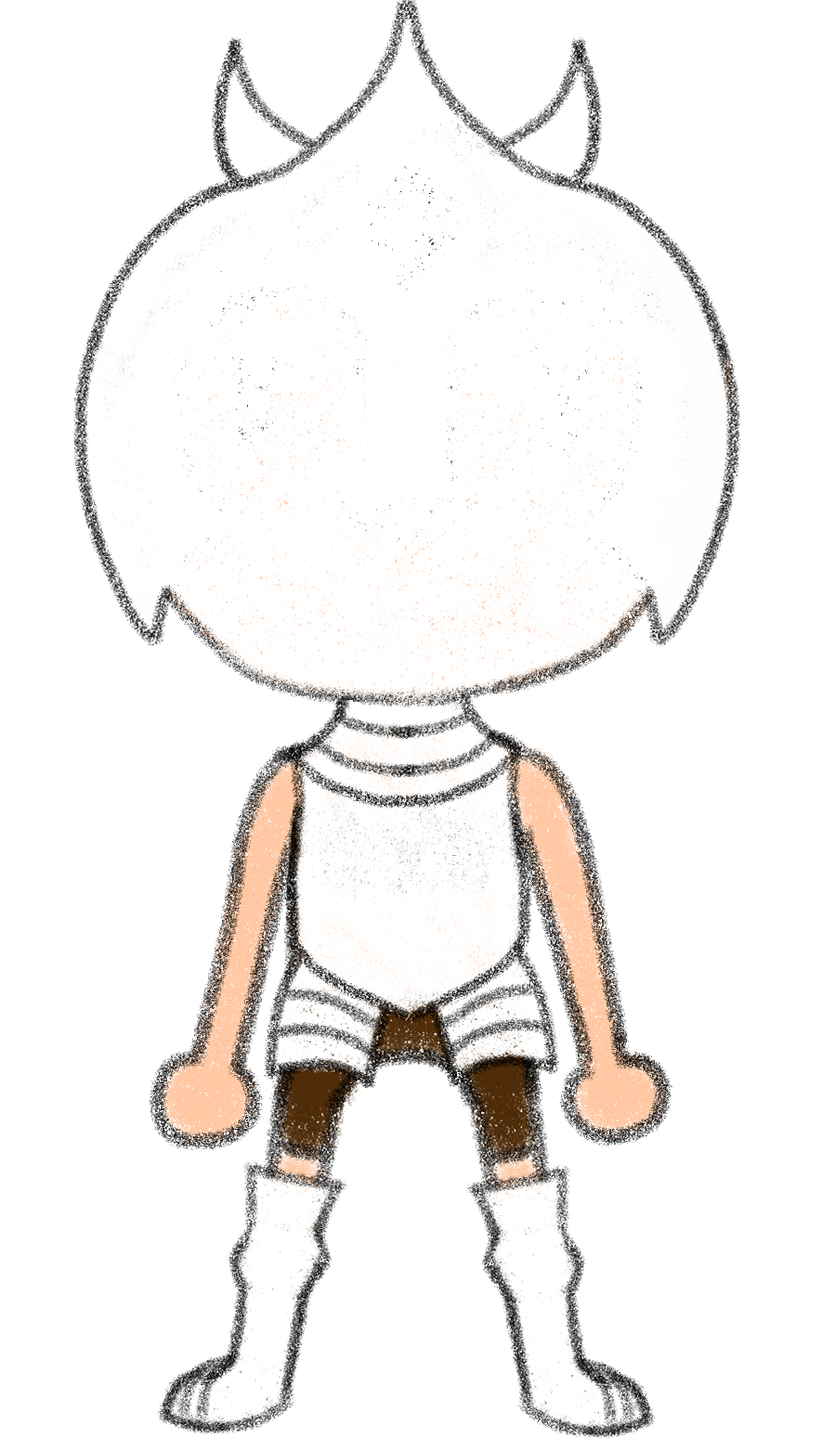
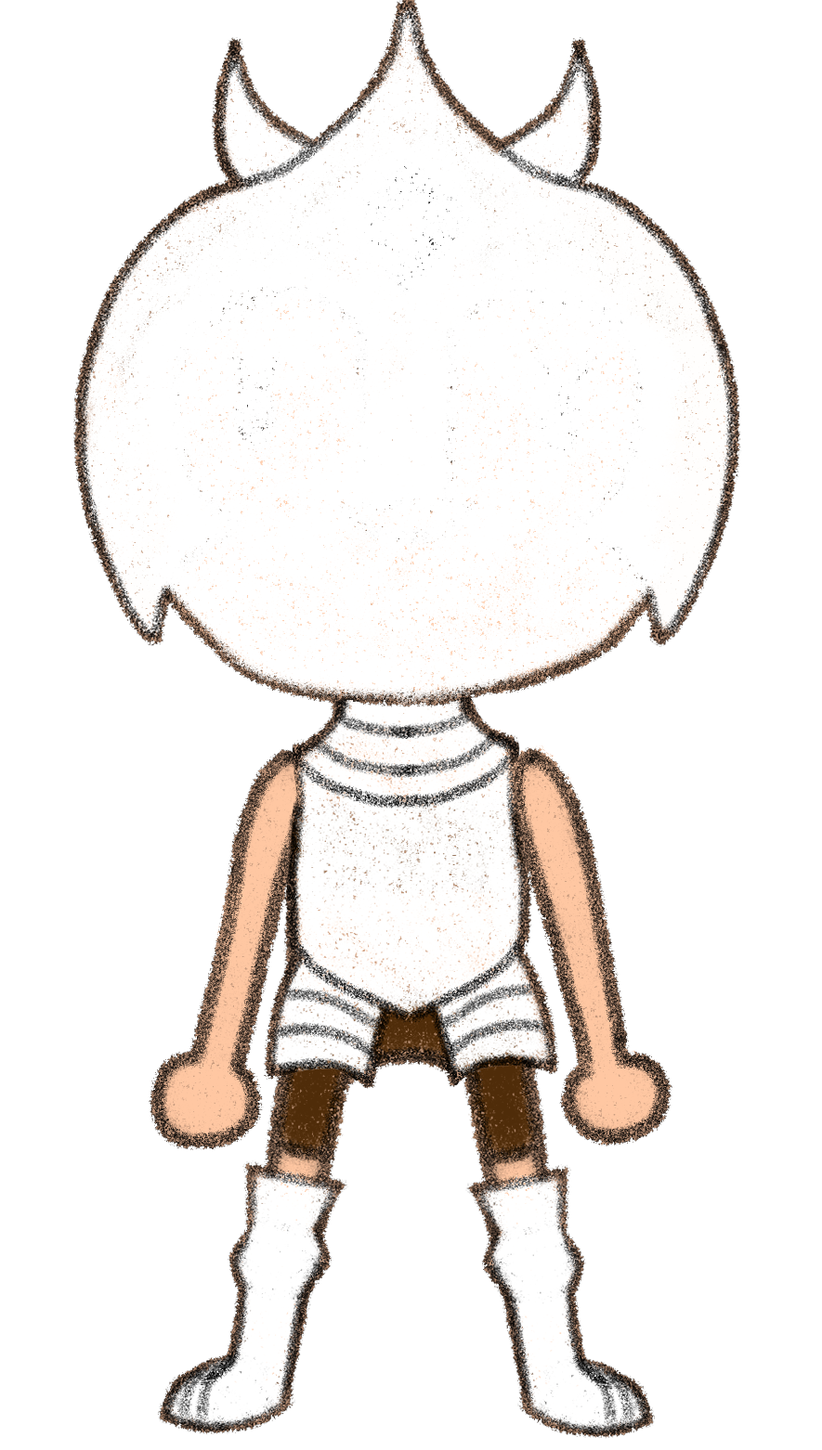
Comparing the layer stacks of the two 822×1450 images. Changes:
painted on "cabeza" over [73, 0, 740, 708]
painted on "cuerpo" over [263, 645, 559, 1121]
painted on "pierna der" over [148, 986, 655, 1439]
painted on "pierna_izq" over [157, 981, 673, 1435]
painted on "brazo_der" over [506, 745, 673, 1147]
painted on "brazo_izq" over [148, 738, 316, 1151]
